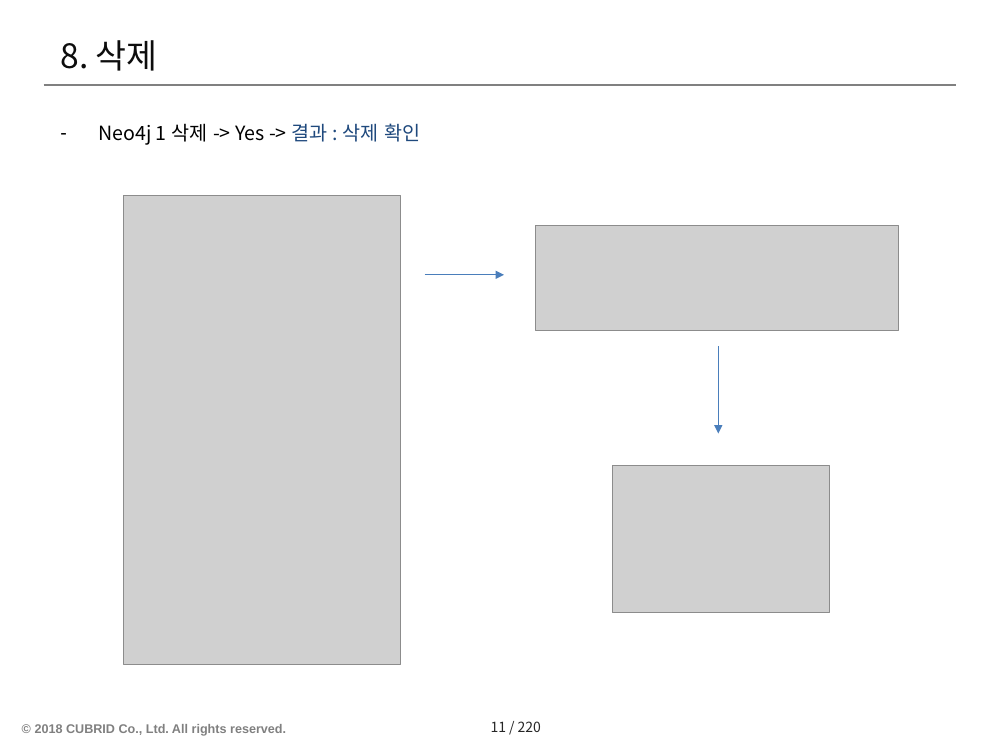
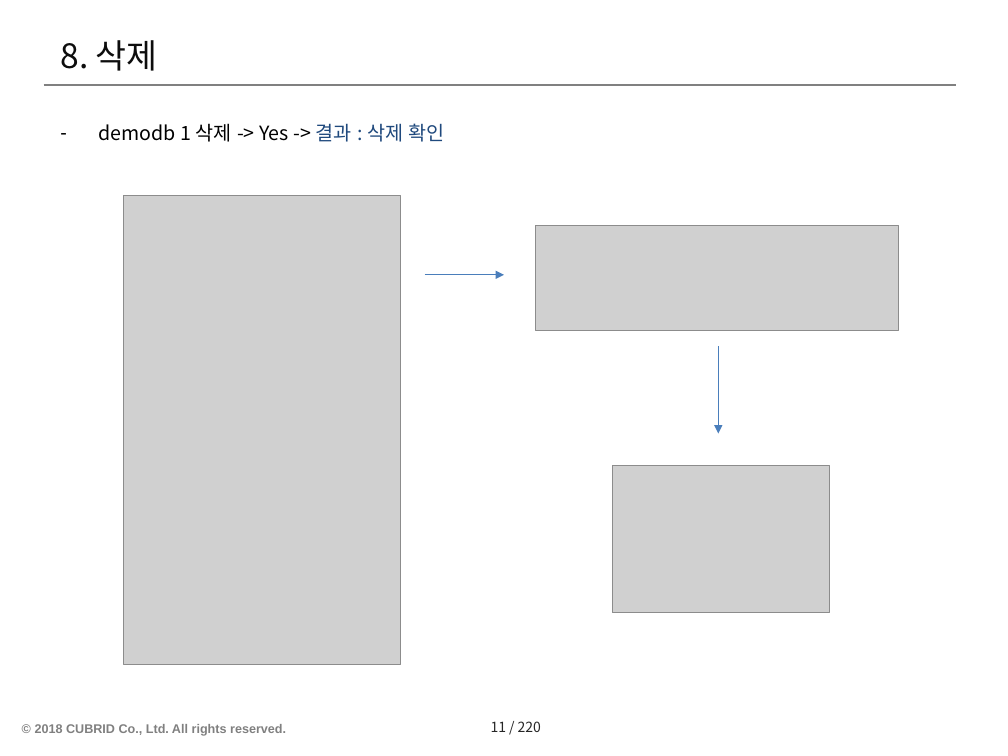
Before and after one commit to postech-dblab-iitp/visual-tool, a slide deck: slide 12 of ViT_docs/Test scenario-ViT/No.1-연결탐색기(Database Navigator).pptx. Drawn at 1008x756 pixels with LibreOffice and Linux fonts; fonts in the diff are those of the drawing; grey boxes stand for pictures; background and template pictures are left out. Boxes give left, top, right and bottom in pixels: in the first picture for what was removed or moved away, otherwise in the second. Text is boxed around its words. In the diff, an @@ line names an element or a change of style, - is before the commit and + after.

```diff
--- a/ViT_docs/Test scenario-ViT/No.1-연결탐색기(Database Navigator).pptx
+++ b/ViT_docs/Test scenario-ViT/No.1-연결탐색기(Database Navigator).pptx
@@ text at <box>98,123,445,142</box>: text changed @@
-– Neo4j 1 삭제 -> Yes -> 결과 : 삭제 확인
+– demodb 1 삭제 -> Yes -> 결과 : 삭제 확인
```
Also in this commit, not shown: 9 other slides changed, 5 other files.
